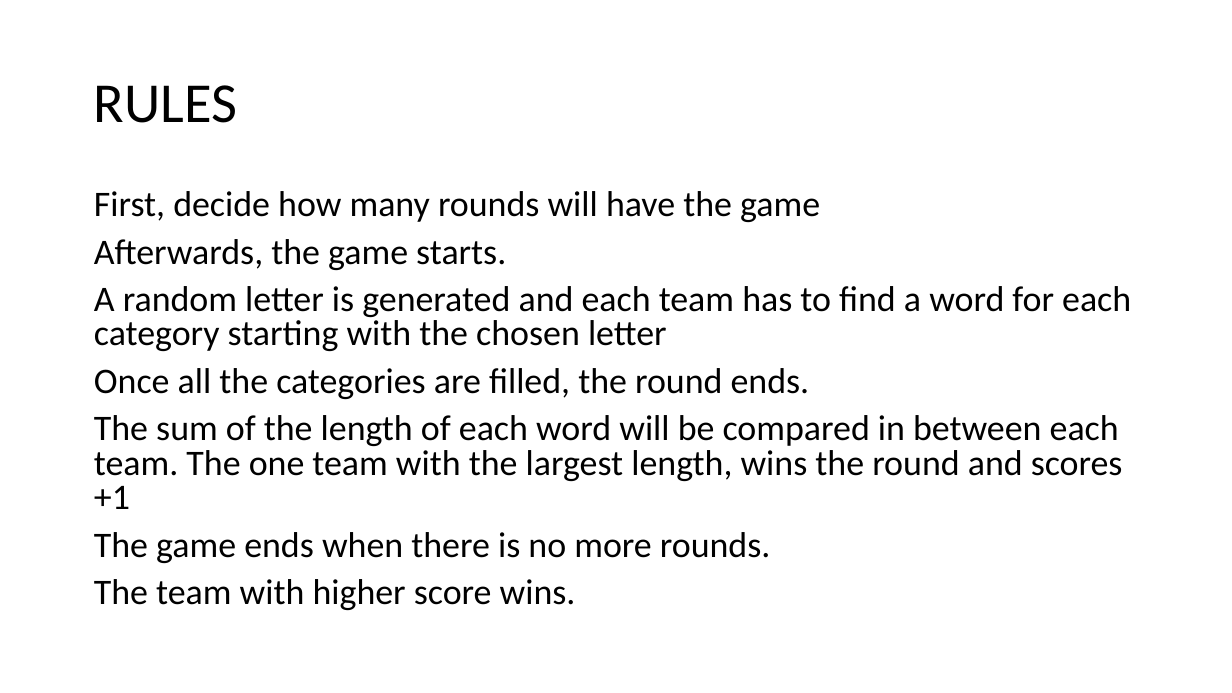
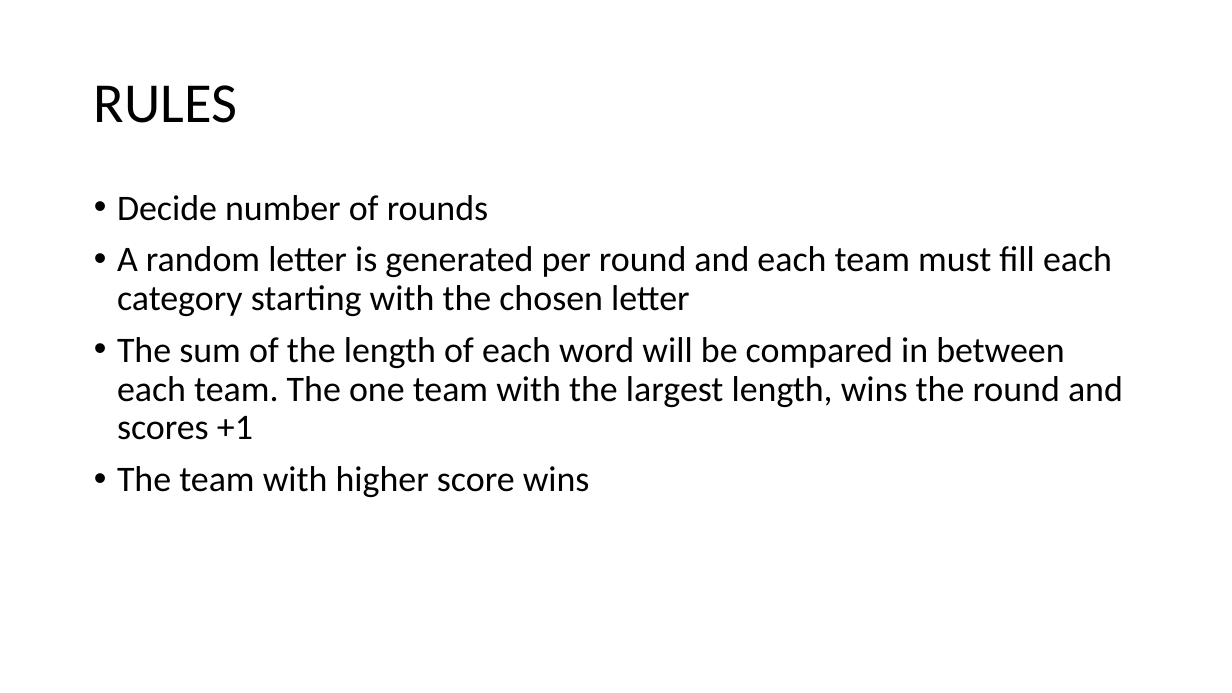
Before and after one commit to ta-data-bcn/Project-Week-1-Build-Your-Own-Game, a slide deck: slide 3 of your-project/stopthebus_presentation.pptx. Drawn at 1232x693 pixels with LibreOffice and Linux fonts; fonts in the diff are those of the drawing. Boxes give left, top, right and bottom in pixels: in the first picture for what was removed or moved away, otherwise in the second. Text is boxed around its words. In the diff, an @@ line names an element or a change of style, - is before the commit and + after.

```diff
--- a/your-project/stopthebus_presentation.pptx
+++ b/your-project/stopthebus_presentation.pptx
@@ text at box(117, 195, 1112, 316): text changed @@
-First, decide how many rounds will have the game
-Afterwards, the game starts.
-A random letter is generated and each team has to find a word for each category starting with the chosen letter
-Once all the categories are filled, the round ends.
+• Decide number of rounds
+• A random letter is generated per round and each team must fill each category starting with the chosen letter
@@ text at box(117, 337, 1123, 440): bullet none to •; line spacing 0.8 to 0.9 @@
@@ text at box(117, 466, 590, 497): text changed @@
-The game ends when there is no more rounds.
-The team with higher score wins.
+• The team with higher score wins
```
Also in this commit, not shown: 2 other slides changed, 1 slide added, 1 slide removed, 1 other file.
